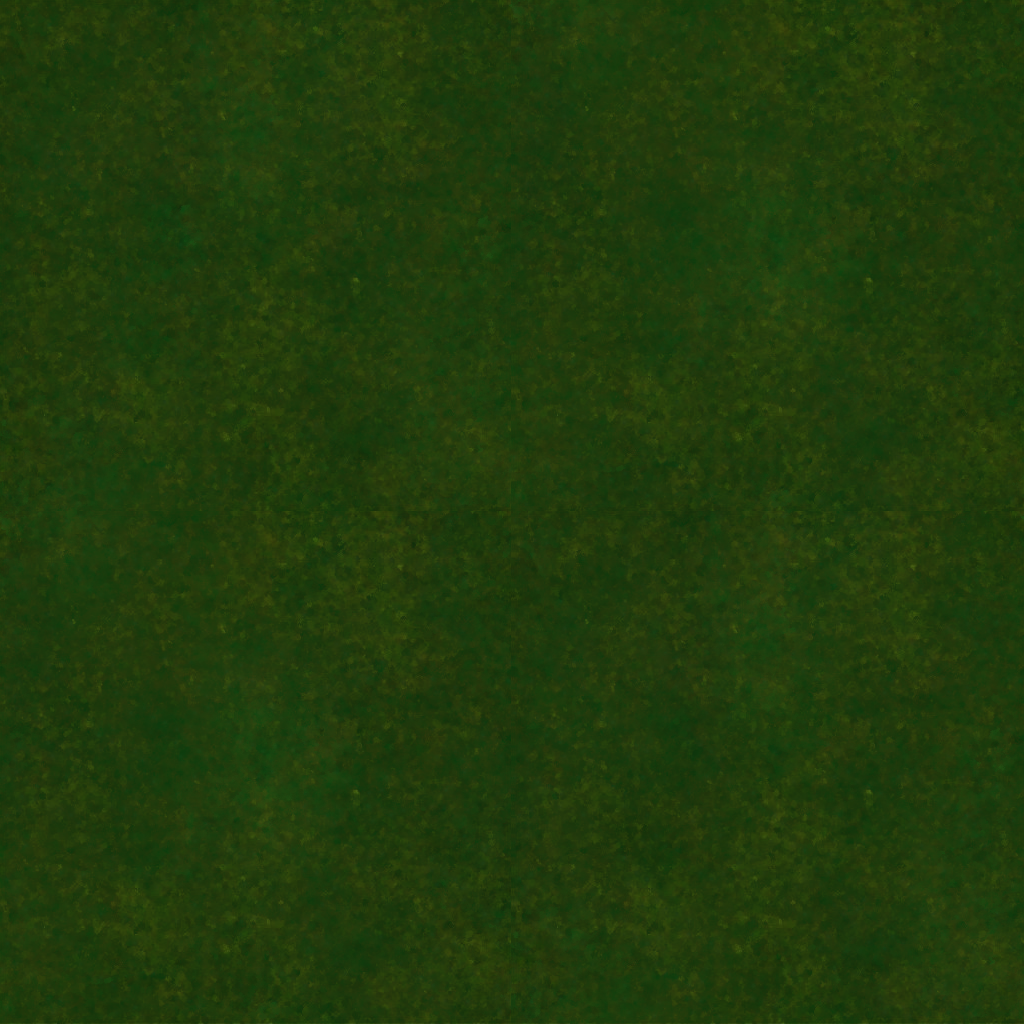
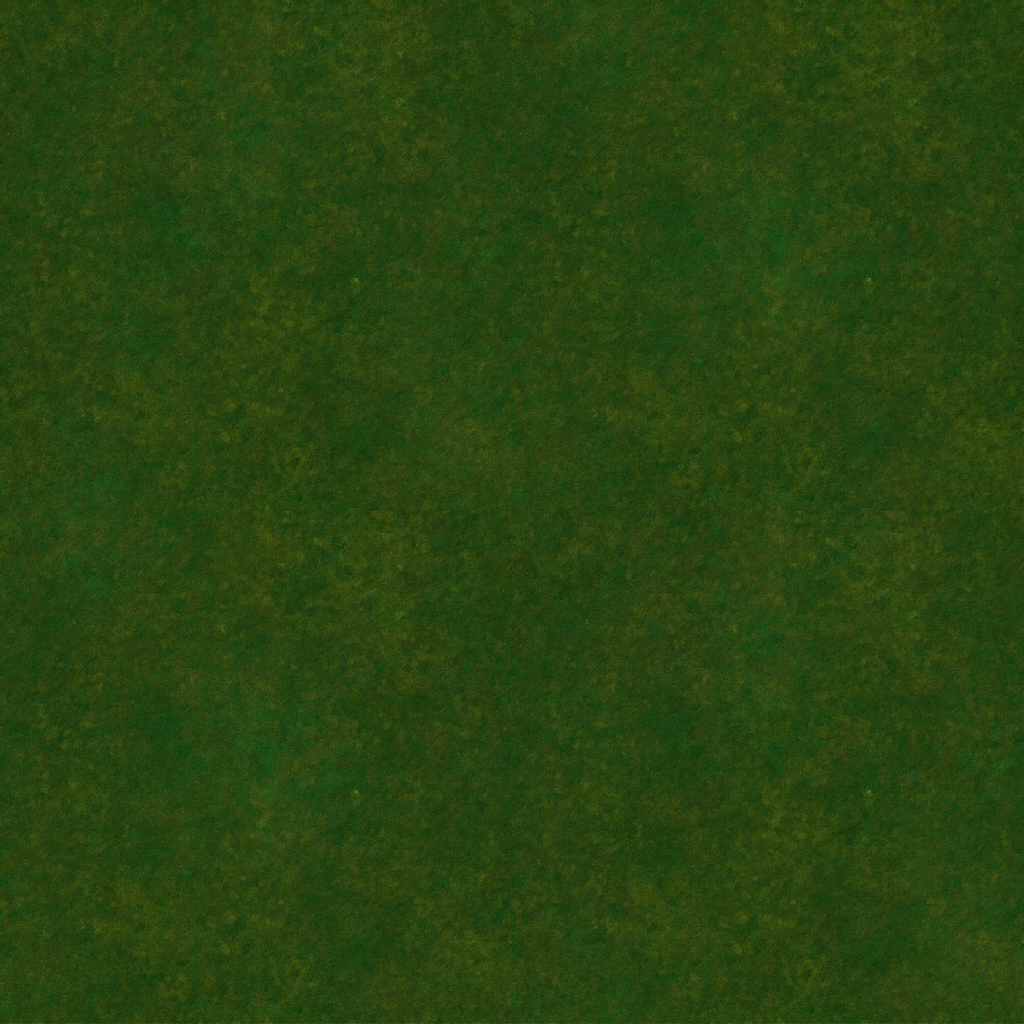
Revision of a layered w=1024, h=1024 image; what changed, layer by layer:
added layer "Layer #4" (soft light) above "Layer #3" over [0, 0, 1024, 1024]
